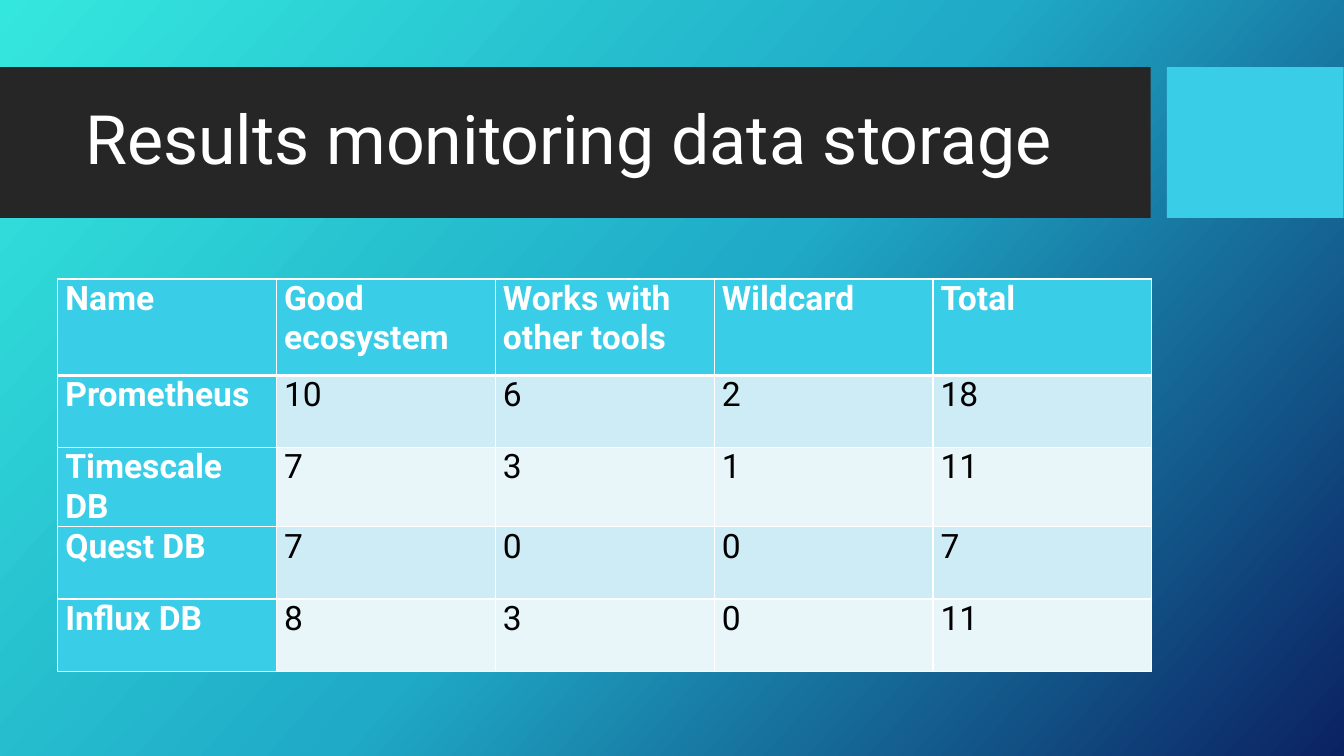
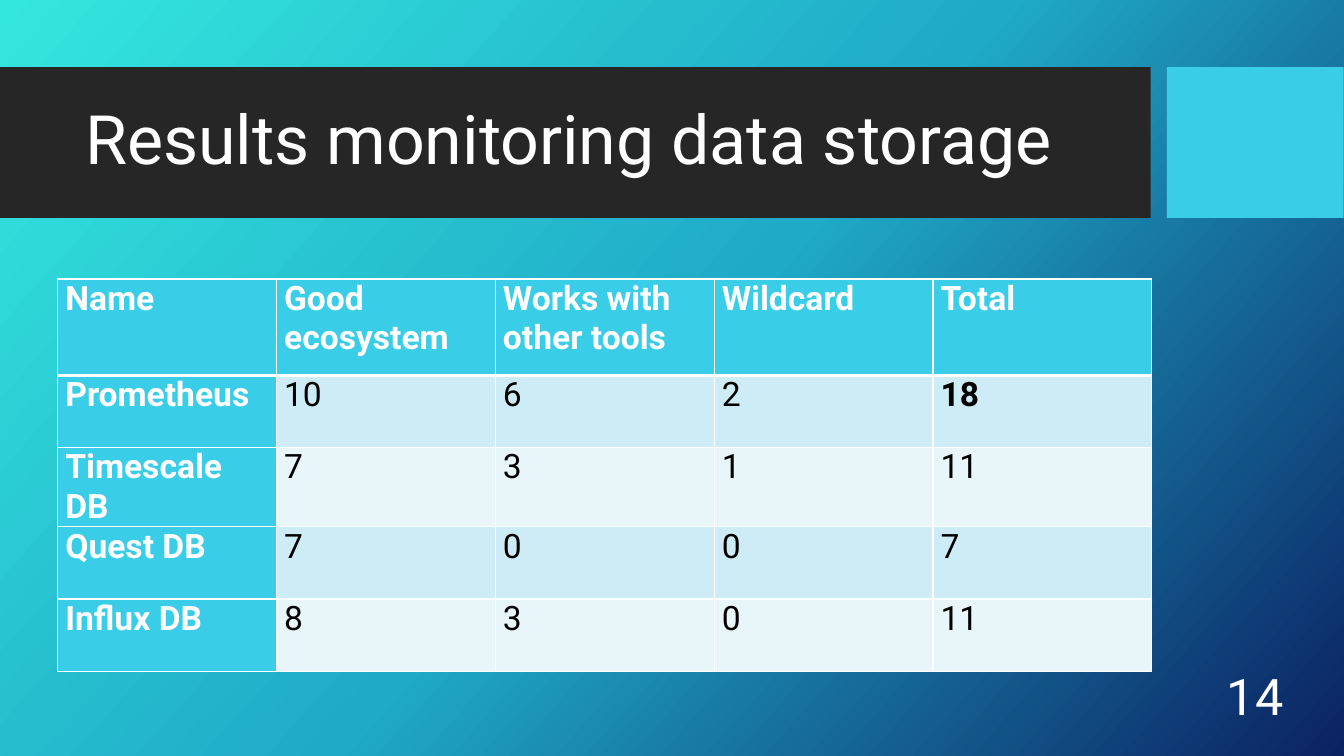
Before and after one commit to CosminBudurovici/Digital_Twin_Monitoring_System, a slide deck: slide 14 of Design Artefacts/Monitoring system presentation.pptx (slide 15 before the commit). Drawn at 1344x756 pixels with LibreOffice and Linux fonts; fonts in the diff are those of the drawing; background and template pictures are left out. Boxes give left, top, right and bottom in pixels: in the first picture for what was removed or moved away, otherwise in the second. Text is boxed around its words. In the diff, an @@ line names an element or a change of style, - is before the commit and + after.

```diff
--- a/Design Artefacts/Monitoring system presentation.pptx
+++ b/Design Artefacts/Monitoring system presentation.pptx
@@ table at (57, 279, 1151, 674) @@
@@ bold on in "18" @@
@@ page number added at (1227, 679, 1284, 715), 36 pt, text #FFFFFF @@
+14
```
Also in this commit, not shown: 16 other slides changed, 10 slides added, 1 slide removed, 6 other files.
